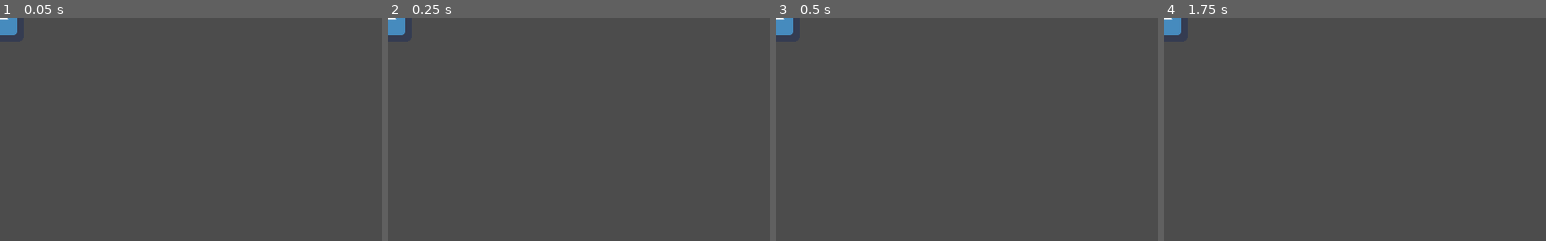
Above: before the commit, frames 1-4 (left to right).
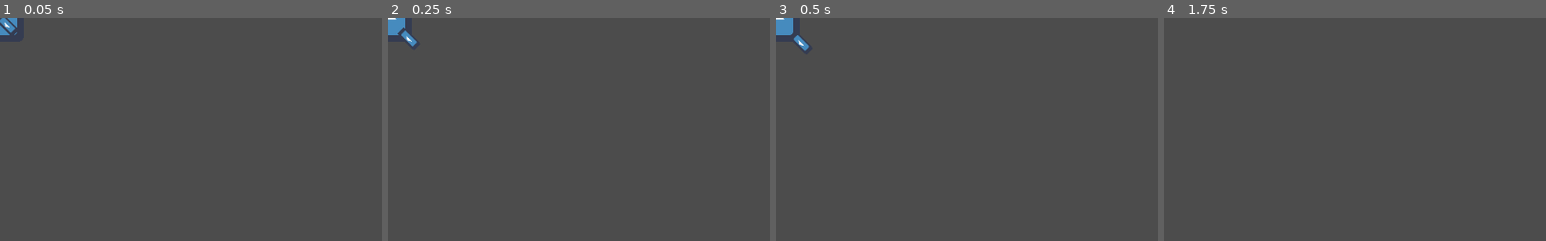
Above: after the commit, the same moments.

Repository: night-glider/Siberian-GameJam
Game: Godot game, scene res://player.tscn
The game is run twice, just before and just after one commit, with the same random seed, the same clock (stepped at 60 frames per second) and the same inputs. The project has no main scene, so this scene is started directly. The engine's default icon, where the game draws it, is replaced by a stand-in: a white triangle on a blue panel in a dark square.
Inputs (mouse positions are % of the whole screen's width and height, from its top left):
- Up to frame 1 (0.05 s): no input
- Up to frame 2 (0.25 s): no input
- Up to frame 3 (0.5 s): no input
- Up to frame 4 (1.75 s): tap Enter (ui_accept) at 0.5, 0.77, 1.25, 1.52 s; move the mouse to (72, 45) at 0.52 s; press the mouse at (72, 45) at 0.53 s; hold D (walk_right) 0.53-1.28 s; move the mouse to (30, 55) at 1.27 s; release the mouse at (30, 55) at 1.28 s; hold S (walk_down) from 1.28 s (still down); click (30, 55) at 1.35 s
The pictures show only the part of the screen within x 0-50%, y 0-50%; the shares and areas given below are measured in that part.

The runs differ from the first frame. In frame 1, 0.1% of the frame differs, in the area x 0-5%, y 0-8%; in frame 2, 0.2%; in frame 3, 0.1%; in frame 4, 0.3%.

Commit message:
Добавил пушку

Diff:
--- /dev/null
+++ b/gun.gd
@@ -0,0 +1,26 @@
+extends Node2D
+
+export var radius = 100
+export var recoil = 500
+export var cooldown_time = 0.1
+
+var can_shoot = true
+var target_pos = Vector2.ZERO
+
+func _process(delta):
+	look_at(get_global_mouse_position())
+	var angle = get_global_mouse_position().angle_to_point(global_position - position)
+	target_pos.x = cos(angle) * radius
+	target_pos.y = sin(angle) * radius
+	position = lerp(position, target_pos, 0.1)
+
+
+	if Input.is_action_pressed("shoot") and can_shoot:
+		get_parent().impulse(rotation-PI, recoil)
+		can_shoot = false
+		$cooldown.wait_time = cooldown_time
+		$cooldown.start()
+
+
+func _on_cooldown_timeout():
+	can_shoot = true
--- /dev/null
+++ b/gun.tscn
@@ -0,0 +1,15 @@
+[gd_scene load_steps=3 format=2]
+
+[ext_resource path="res://icon.png" type="Texture" id=1]
+[ext_resource path="res://gun.gd" type="Script" id=2]
+
+[node name="gun" type="Node2D"]
+script = ExtResource( 2 )
+
+[node name="Sprite" type="Sprite" parent="."]
+scale = Vector2( 0.5, 0.2 )
+texture = ExtResource( 1 )
+
+[node name="cooldown" type="Timer" parent="."]
+
+[connection signal="timeout" from="cooldown" to="." method="_on_cooldown_timeout"]
--- a/player.gd
+++ b/player.gd
@@ -1,6 +1,7 @@
 extends KinematicBody2D
 
 export var spd = 200 #скорость
+export var drag = 0.8 #коэффициент трения
 
 var velocity = Vector2(0,0) #вектор движения
 var can_control = true #может ли игрок контроллировать персонажа
@@ -22,6 +23,14 @@
 	if Input.is_action_just_pressed("ui_accept"):
 		stun(1)
 
+	velocity*=drag
+
+
+
+func _physics_process(delta):
+	move_and_slide(velocity + input*spd)
+
+
 func stun(duration:float):
 	velocity = Vector2.ZERO
 	can_control = false
@@ -30,9 +39,8 @@
 	var new_label = preload("res://stun_label.tscn").instance()
 	add_child(new_label)
 
-func _physics_process(delta):
-	move_and_slide(velocity + input*spd)
-
+func impulse(direction, force):
+	velocity += Vector2(cos(direction), sin(direction)) * force
 
 
 """
--- a/player.tscn
+++ b/player.tscn
@@ -1,7 +1,8 @@
-[gd_scene load_steps=5 format=2]
+[gd_scene load_steps=6 format=2]
 
 [ext_resource path="res://player.gd" type="Script" id=1]
 [ext_resource path="res://icon.png" type="Texture" id=2]
+[ext_resource path="res://gun.tscn" type="PackedScene" id=3]
 
 [sub_resource type="SpriteFrames" id=1]
 animations = [ {
@@ -31,4 +32,7 @@
 [node name="stun_timer" type="Timer" parent="."]
 one_shot = true
 
+[node name="gun" parent="." instance=ExtResource( 3 )]
+radius = 50
+
 [connection signal="timeout" from="stun_timer" to="." method="_on_stun_timer_timeout"]
--- a/project.godot
+++ b/project.godot
@@ -35,6 +35,11 @@
 "events": [ Object(InputEventKey,"resource_local_to_scene":false,"resource_name":"","device":0,"alt":false,"shift":false,"control":false,"meta":false,"command":false,"pressed":false,"scancode":83,"unicode":0,"echo":false,"script":null)
  ]
 }
+shoot={
+"deadzone": 0.5,
+"events": [ Object(InputEventMouseButton,"resource_local_to_scene":false,"resource_name":"","device":0,"alt":false,"shift":false,"control":false,"meta":false,"command":false,"button_mask":0,"position":Vector2( 0, 0 ),"global_position":Vector2( 0, 0 ),"factor":1.0,"button_index":1,"pressed":false,"doubleclick":false,"script":null)
+ ]
+}
 
 [physics]
 
